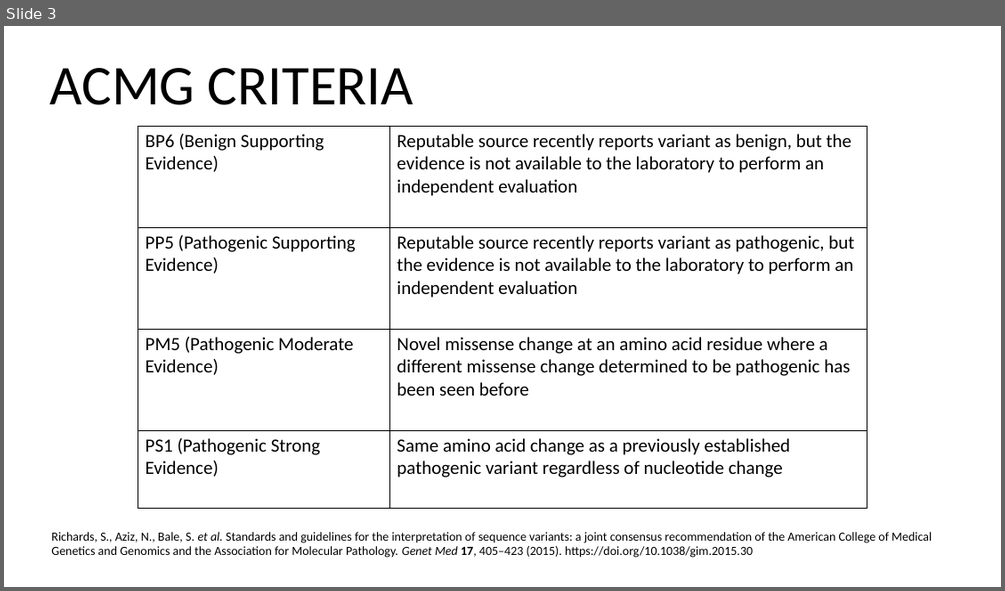
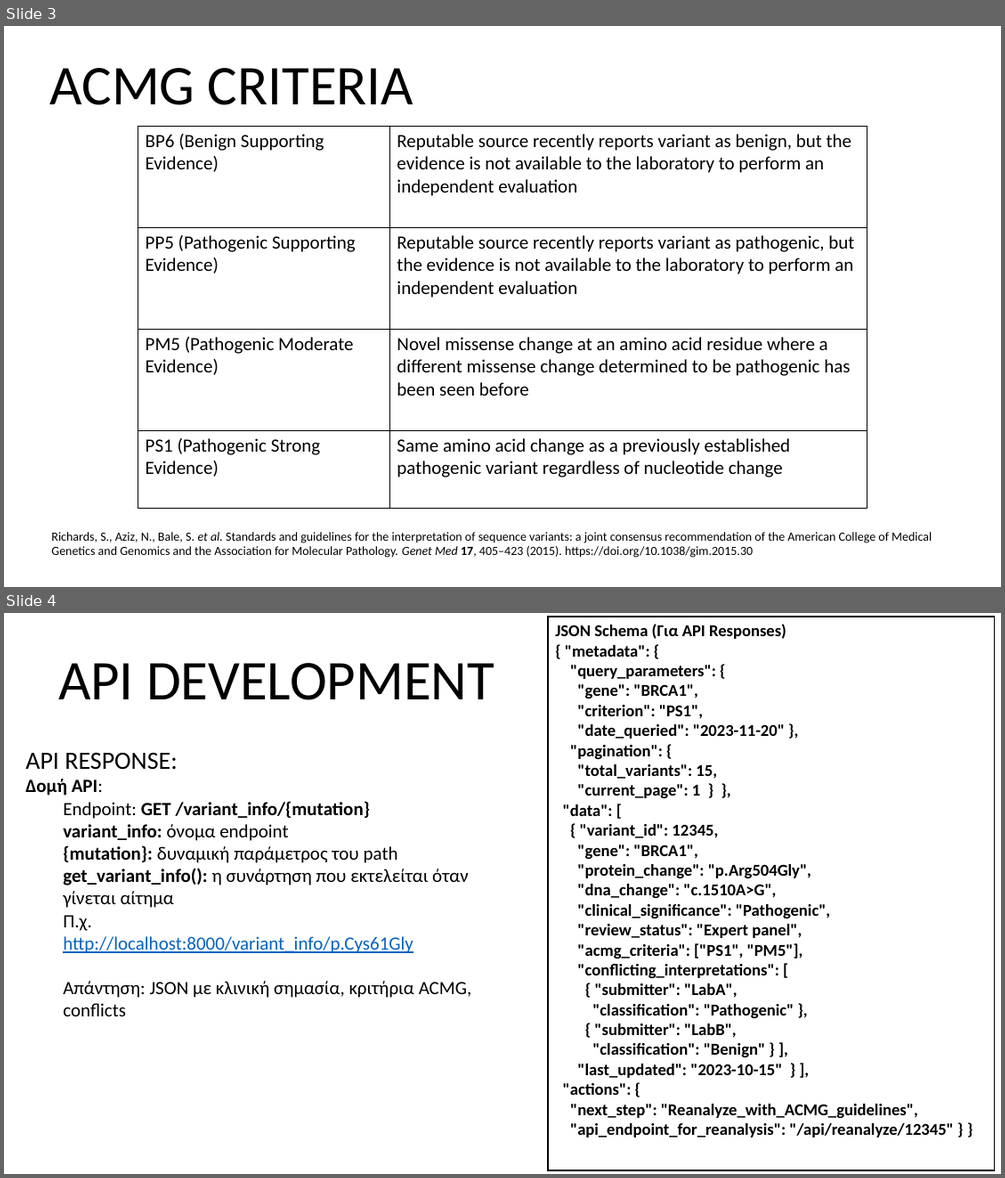
Before and after one commit to iliaanaa/genekor, a slide deck: intro.pptx. Shown one above the other, each under a label of ours: slide 3 before the commit, slides 3 and 4 after it. The pictures are 1005x591 and 1005x1178 pixels, drawn with LibreOffice and Linux fonts; fonts in the diff are those of the drawing. Boxes give left, top, right and bottom in pixels: in the first picture for what was removed or moved away, otherwise in the second. Text is boxed around its words. In the diff, an @@ line names an element or a change of style, - is before the commit and + after.

```diff
--- a/intro.pptx
+++ b/intro.pptx
@@ slide 4 added at [4,613,1001,1174], background #FFFFFF @@
@@ rectangle added at [548,617,994,1170], fill #FFFFFF, outline #000000 1 pt, 16 pt, text #000000, bold @@
+JSON Schema (Για API Responses)
+{ "metadata": {
+"query_parameters": {
+"gene": "BRCA1",
+"criterion": "PS1",
+"date_queried": "2023-11-20" },
+"pagination": {
+"total_variants": 15,
+"current_page": 1 } },
+"data": [
+{ "variant_id": 12345,
+"gene": "BRCA1",
+"protein_change": "p.Arg504Gly",
+"dna_change": "c.1510A>G",
+"clinical_significance": "Pathogenic",
+"review_status": "Expert panel",
+"acmg_criteria": ["PS1", "PM5"],
+"conflicting_interpretations": [
+{ "submitter": "LabA",
+"classification": "Pathogenic" },
+{ "submitter": "LabB",
+"classification": "Benign" } ],
+"last_updated": "2023-10-15" } ],
+"actions": {
+"next_step": "Reanalyze_with_ACMG_guidelines",
+"api_endpoint_for_reanalysis": "/api/reanalyze/12345" } }
@@ text added at [58,663,494,700], 54 pt, text #000000 @@
+API DEVELOPMENT
@@ text added at [25,753,472,1016], 18 pt, text #000000 @@
+API RESPONSE:
+Δομή API:
+  Endpoint: GET /variant_info/{mutation}
+  variant_info: όνομα endpoint
+  {mutation}: δυναμική παράμετρος του path
+  get_variant_info(): η συνάρτηση που εκτελείται όταν γίνεται αίτημα
+  Π.χ.
+  http://localhost:8000/variant_info/p.Cys61Gly
+  Απάντηση: JSON με κλινική σημασία, κριτήρια ACMG, conflicts
```
Also in this commit, not shown: 1 slide changed, 9 other slides added, 1 slide removed.
